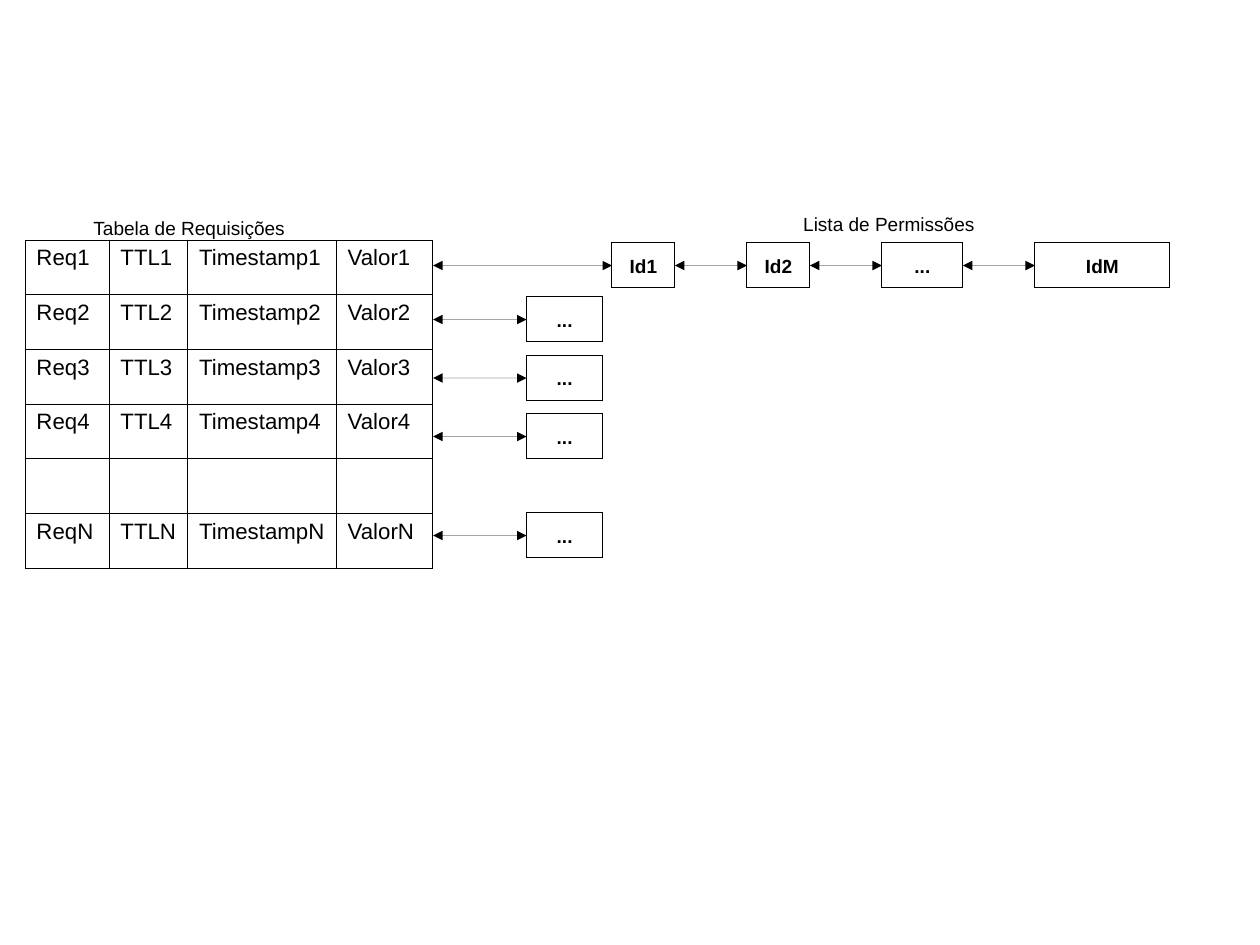
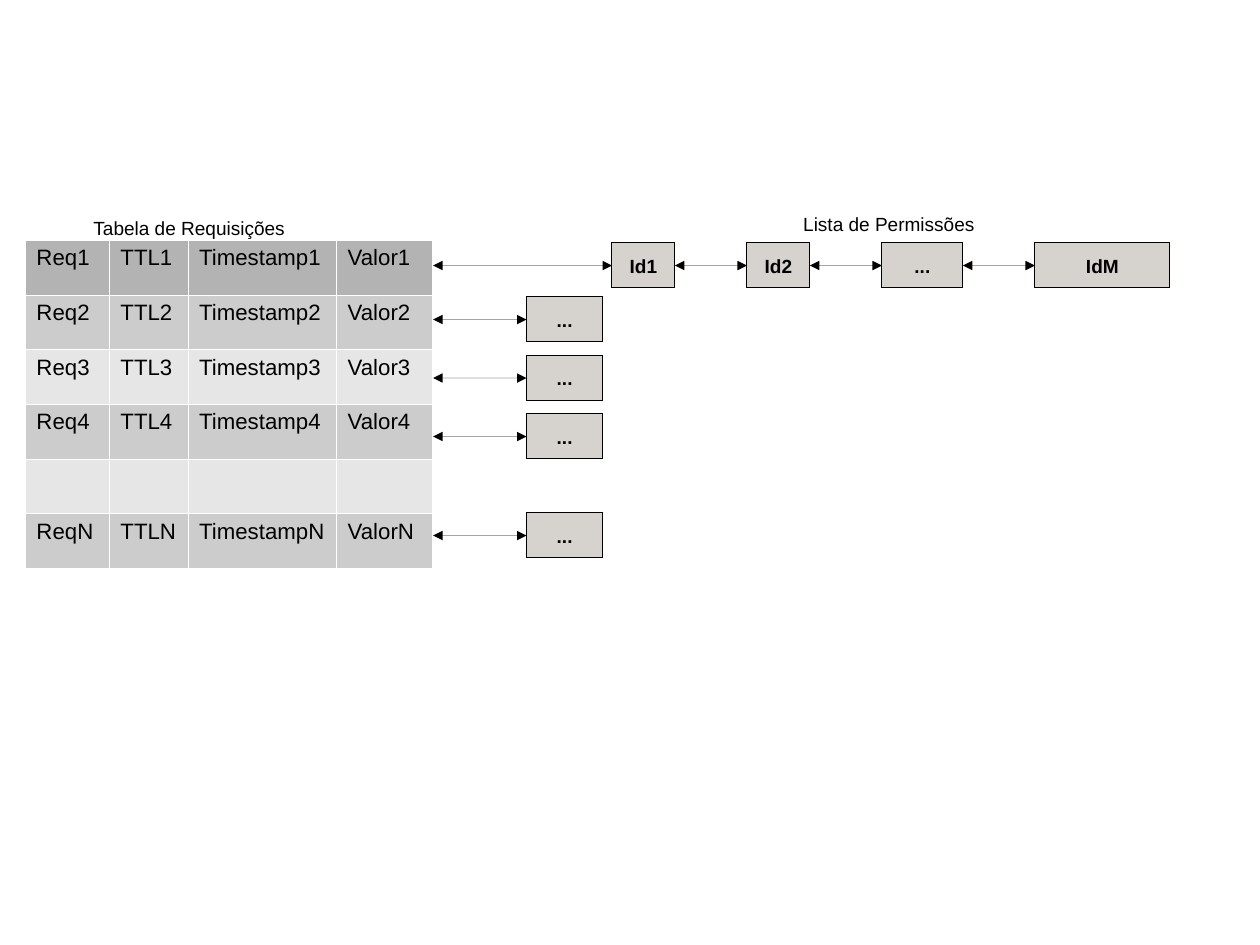
Before and after one commit to Juliano1612/arquitetura-iot, a slide deck: slide 4 of images/automata.odp. Drawn at 1260x945 pixels with LibreOffice and Linux fonts; fonts in the diff are those of the drawing. Boxes give left, top, right and bottom in pixels: in the first picture for what was removed or moved away, otherwise in the second. Text is boxed around its words. In the diff, an @@ line names an element or a change of style, - is before the commit and + after.

```diff
--- a/images/automata.odp
+++ b/images/automata.odp
@@ table at box(25, 240, 432, 568) @@
@@ fill none to #B3B3B3 in row 1 @@
@@ fill none to #CCCCCC in 12 cells @@
@@ fill none to #E6E6E6 in row 3 @@
@@ borders changed @@
@@ fill none to #AEA79F at 50% opacity in 8 elements at box(612, 244, 675, 288), box(748, 244, 811, 288), box(1036, 244, 1171, 288), box(883, 244, 964, 288), box(527, 297, 604, 342), box(527, 414, 604, 458), box(527, 513, 604, 558), box(527, 356, 604, 400) @@
```
Also in this commit, not shown: 3 other slides changed, 2 slides added, 1 other file.
